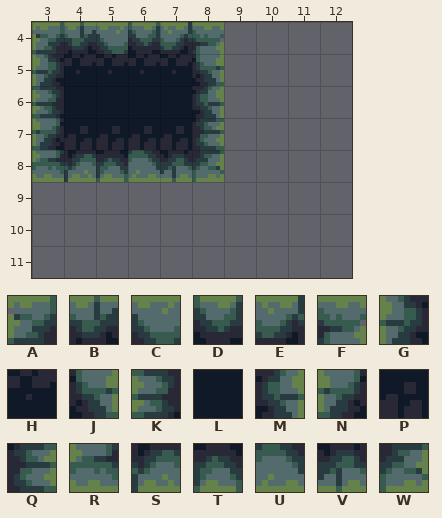
Two versions of a level (Tiled map, res/maps/test.tmx). The picture above is the old version.
Cells are 8x8 px. Shown: x 3..12, y 4..11. The old version is drawn lined up with the new one.
Key: from "NewStoneAutoGameJam": A 9, B 10, C 11, D 12, E 13, F 14, G 24, H 25, J 29, K 39, L 40, M 44, N 54, P 55, Q 59, R 69, S 70, T 71, U 72, V 73, W 74.
_ is an empty cell.
Layer "Stone" before, first column x 3:
 4 ABCDEF____
 5 GHHHHJ____
 6 KLLLLM____
 7 NPPPPQ____
 8 RSTUVW____
 9 __________
10 __________
11 __________
The result:
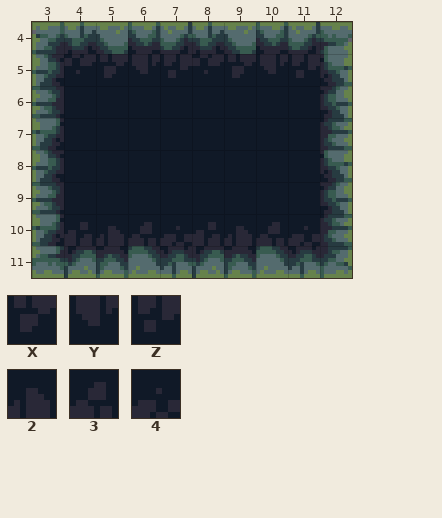
Further tiles: from "Stone": X 26, Y 27, Z 28, 2 56, 3 57, 4 58.
What changed:
Changed rows in their new state; . is an unchanged cell.
map size 30x20 -> 16x16 cells (old content now starts at -1,-1; both pictures use the new coordinates)
Layer "Stone":
first column x 3:
 4 .....BCDEF
 5 ..XYZHXYZJ
 6 .....LLLLM
 7 .LLLLLLLLQ
 8 GLLLLLLLLJ
 9 KLLLLLLLLM
10 NP234P234Q
11 RSTUVSTUVW
Boxes around the changes in both pictures, in picture pixels (x1, y1, x2, y2):
changed: (32, 22, 352, 278)
